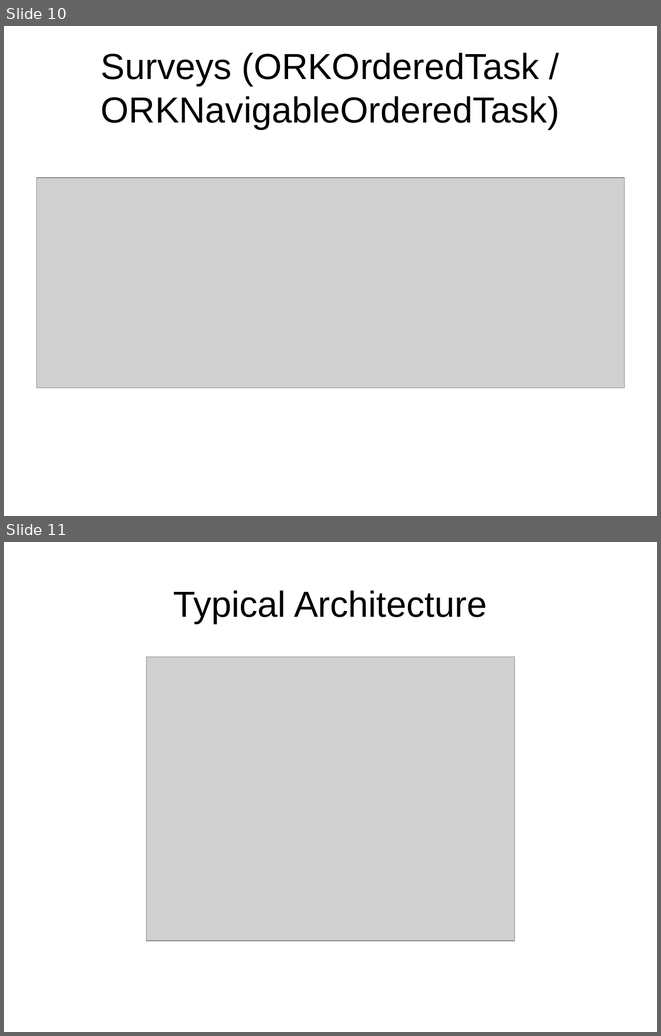
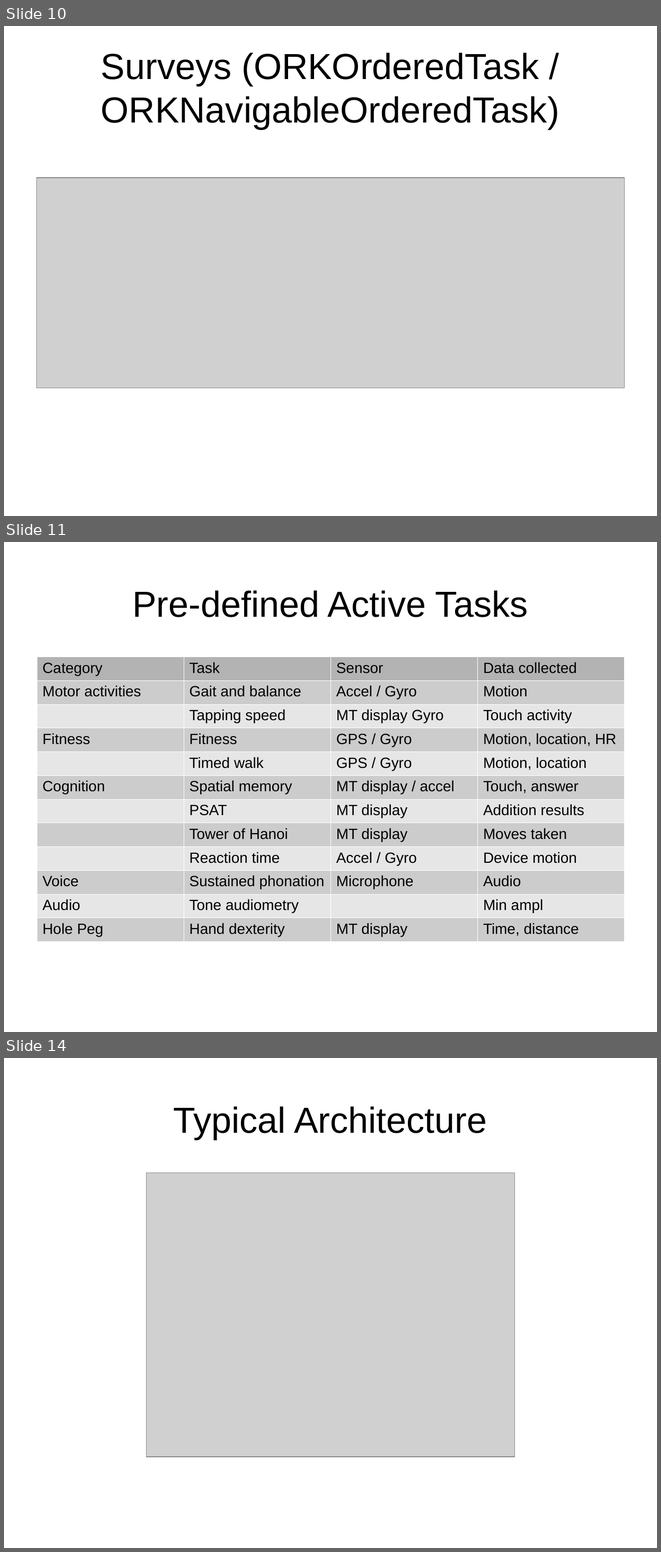
Before and after one commit to rrusk/DesignFest, a slide deck: ResearchKitSlides.odp. Shown one above the other, each under a label of ours: slides 10 and 11 before the commit, slides 10, 11 and 14 after it; the slides between them are not shown. The pictures are 661x1036 and 661x1552 pixels, drawn with LibreOffice and Linux fonts; fonts in the diff are those of the drawing; grey boxes stand for pictures. Boxes give left, top, right and bottom in pixels: in the first picture for what was removed or moved away, otherwise in the second. Text is boxed around its words. In the diff, an @@ line names an element or a change of style, - is before the commit and + after.

```diff
--- a/ResearchKitSlides.odp
+++ b/ResearchKitSlides.odp
@@ slide 11 added at box(4, 542, 657, 1032), background #FFFFFF @@
@@ title added at box(132, 590, 528, 617), 44 pt, text #000000 @@
+Pre-defined Active Tasks
@@ table added at box(36, 656, 625, 938), 12 rows, 4 columns @@
+Category | Task | Sensor | Data collected
+Motor activities | Gait and balance | Accel / Gyro | Motion
+ | Tapping speed | MT display Gyro | Touch activity
+Fitness | Fitness | GPS / Gyro | Motion, location, HR
+ | Timed walk | GPS / Gyro | Motion, location
+Cognition | Spatial memory | MT display / accel | Touch, answer
+ | PSAT | MT display | Addition results
+ | Tower of Hanoi | MT display | Moves taken
+ | Reaction time | Accel / Gyro | Device motion
+Voice | Sustained phonation | Microphone | Audio
+Audio | Tone audiometry |  | Min ampl
+Hole Peg | Hand dexterity | MT display | Time, distance
@@ what was slide 11 is now slide 14 @@
```
Also in this commit, not shown: 1 slide changed, 2 other slides added.
